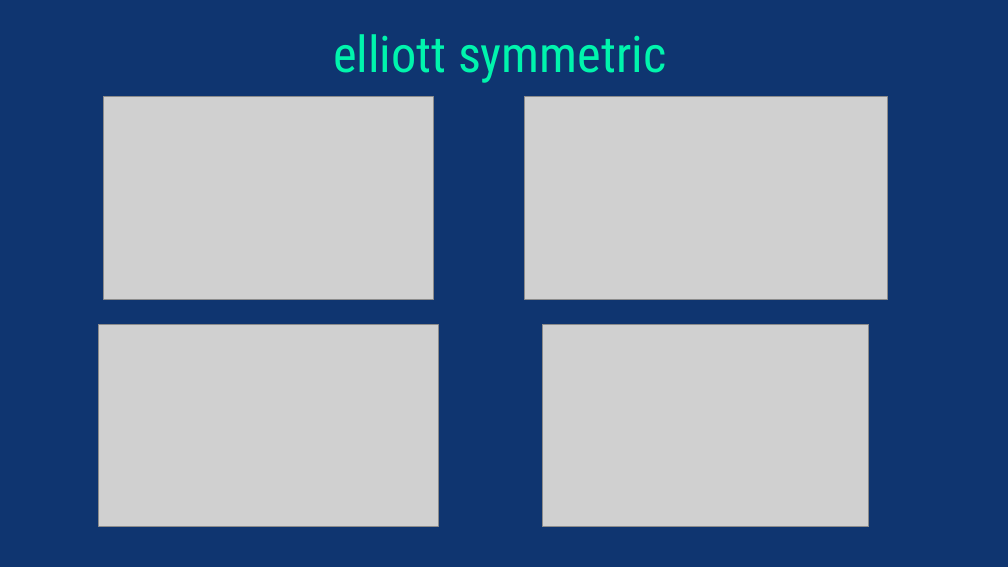
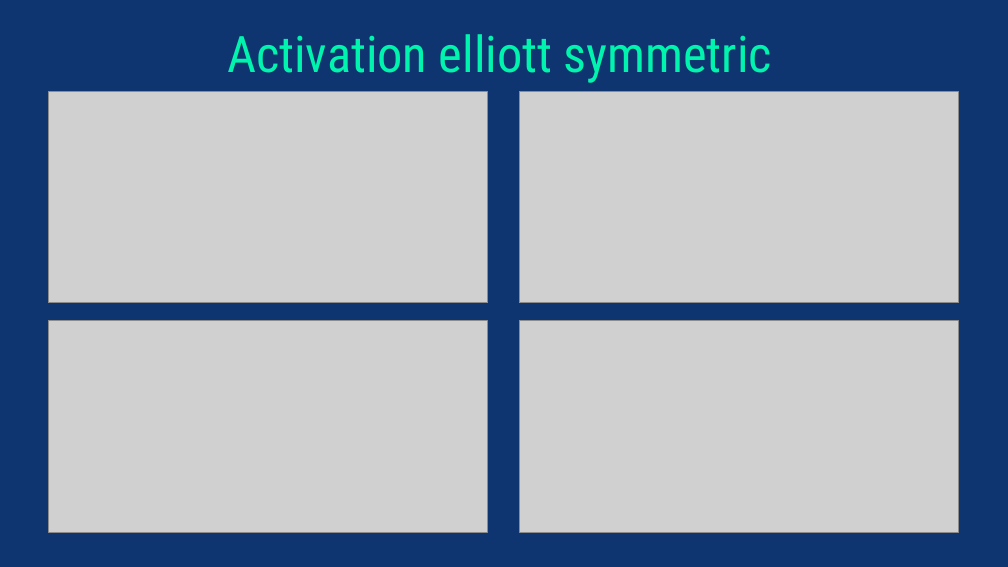
Before and after one commit to IntelligentSystemsUMAProject/LabProject01, a slide deck: slide 11 of Neural Networks.pptx (slide 10 before the commit). Drawn at 1008x567 pixels with LibreOffice and Linux fonts; fonts in the diff are those of the drawing; grey boxes stand for pictures. Boxes give left, top, right and bottom in pixels: in the first picture for what was removed or moved away, otherwise in the second. Text is boxed around its words. In the diff, an @@ line names an element or a change of style, - is before the commit and + after.

```diff
--- a/Neural Networks.pptx
+++ b/Neural Networks.pptx
@@ title at [227,34,772,83]: text changed @@
-elliott symmetric
+Activation elliott symmetric
@@ picture: place and size @@
-picture at [104,97,434,299]
+picture at [48,92,488,303]
@@ picture: place and size @@
-picture at [524,97,887,299]
+picture at [519,92,959,303]
@@ picture: place and size @@
-picture at [99,325,438,527]
+picture at [48,321,488,532]
@@ picture: place and size @@
-picture at [542,325,869,527]
+picture at [519,321,959,532]
```
Also in this commit, not shown: 5 other slides changed, 4 slides added, 1 slide removed.
